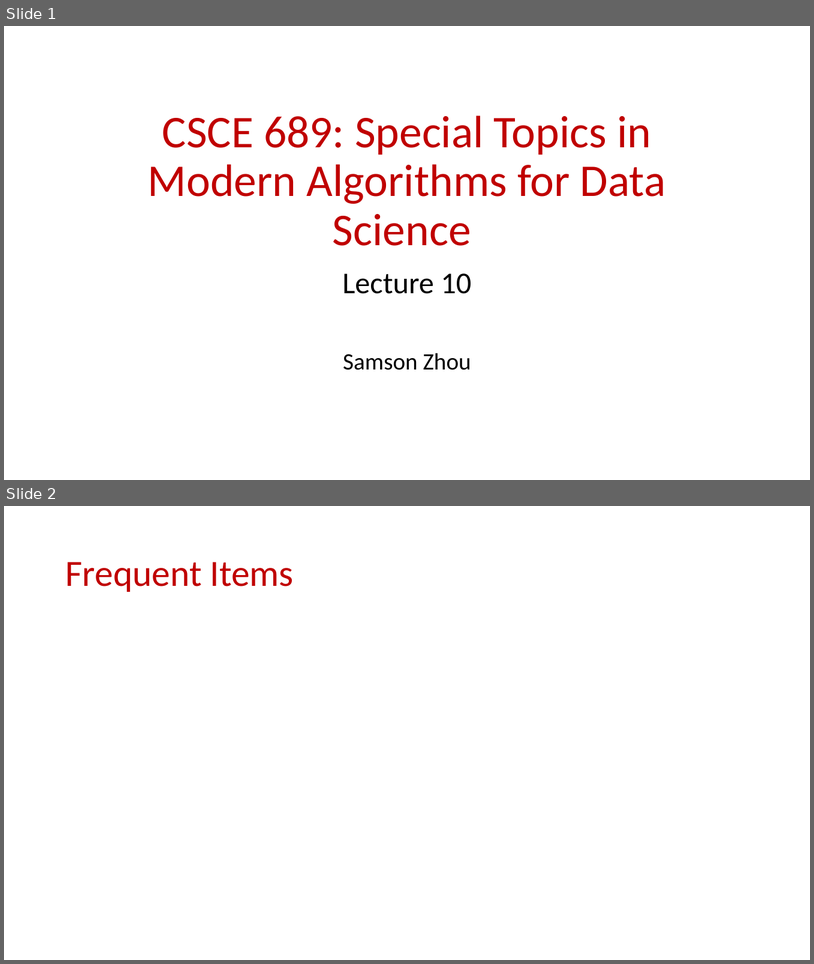
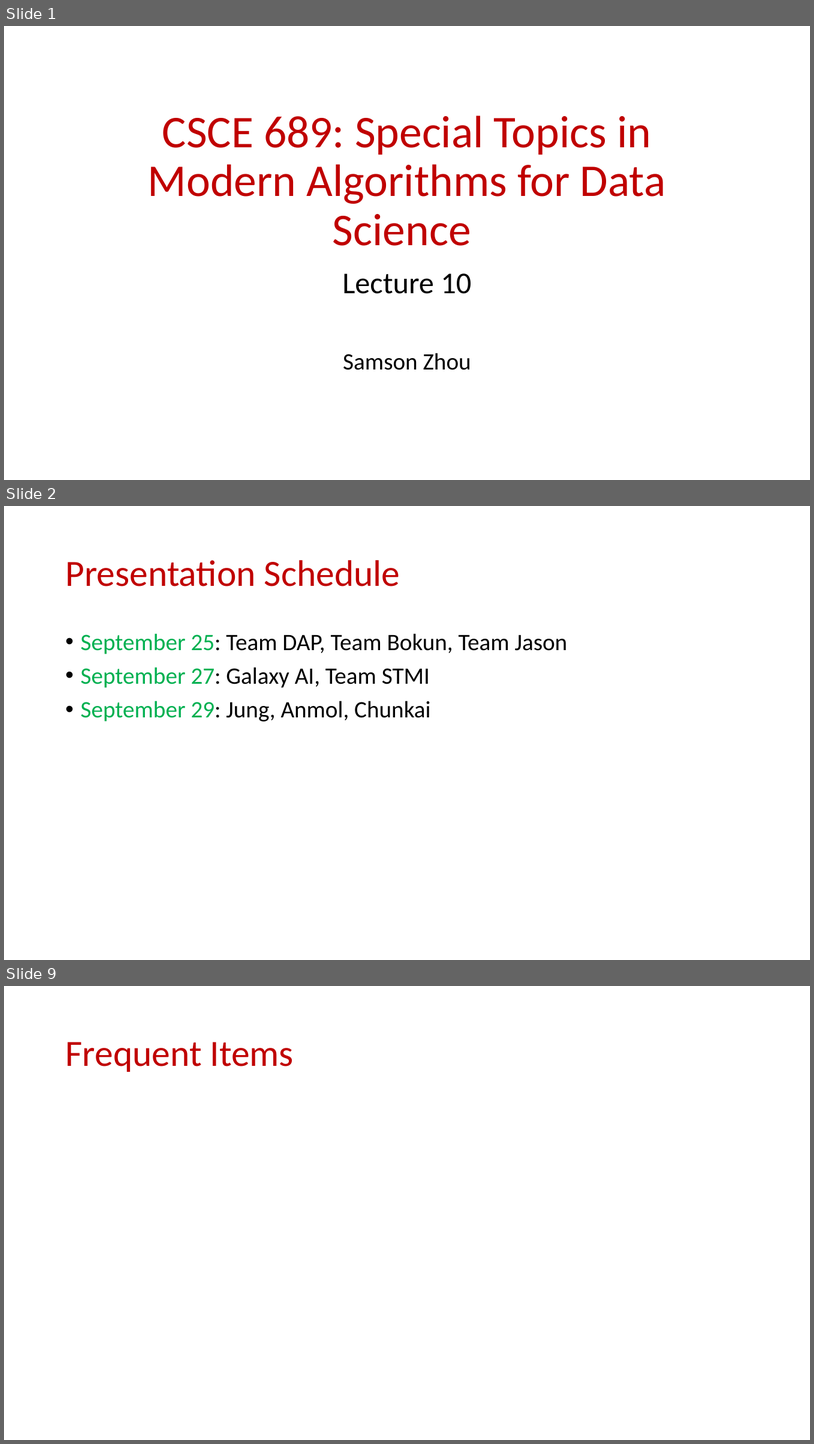
Before and after one commit to samsonzhou/samsonzhou.github.io, a slide deck: CSCE689-23/L10.pptx. Shown one above the other, each under a label of ours: slides 1 and 2 before the commit, slides 1, 2 and 9 after it; the slides between them are not shown. The pictures are 814x964 and 814x1444 pixels, drawn with LibreOffice and Linux fonts; fonts in the diff are those of the drawing; grey boxes stand for pictures. Boxes give left, top, right and bottom in pixels: in the first picture for what was removed or moved away, otherwise in the second. Text is boxed around its words. In the diff, an @@ line names an element or a change of style, - is before the commit and + after.

```diff
--- a/CSCE689-23/L10.pptx
+++ b/CSCE689-23/L10.pptx
@@ slide 2 added at (4,506,810,960), background #FFFFFF @@
@@ title added at (65,560,401,586), 44 pt, text #C00000 @@
+Presentation Schedule
@@ text added at (81,633,568,721), 28 pt, text #000000 @@
+• September 25: Team DAP, Team Bokun, Team Jason
+• September 27: Galaxy AI, Team STMI
+• September 29: Jung, Anmol, Chunkai
@@ what was slide 2 is now slide 9 @@
```
Also in this commit, not shown: 8 other slides added, 2 other files.
